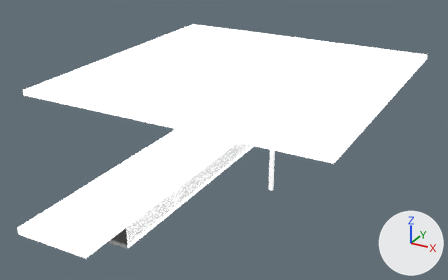
The FBX model Assets/3d art/lowerlevels.fbx as it was, and as the next commit left it.
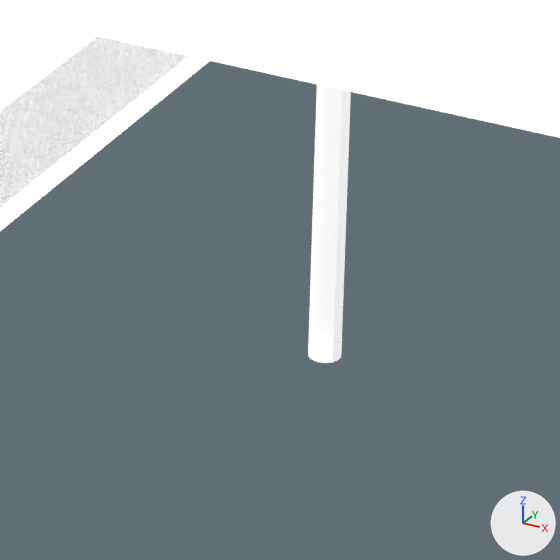
Old and new are each drawn whole from a camera (50 mm lens) standing at (16.8, -32.9, 11.7) and looking at (0.3, -2.9, -3.3) and again close up on the part from 50% to 68% of the width and 49% to 78% of the height. The axes (+X, +Y, +Z) are drawn at lower right. The lights are the same throughout. Where no turn or scale is listed for an object, it has been applied to the vertices.
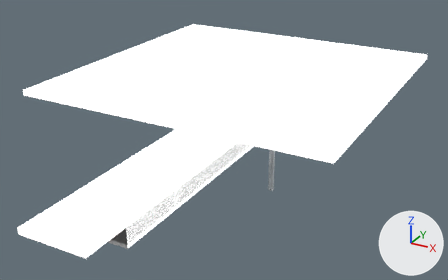
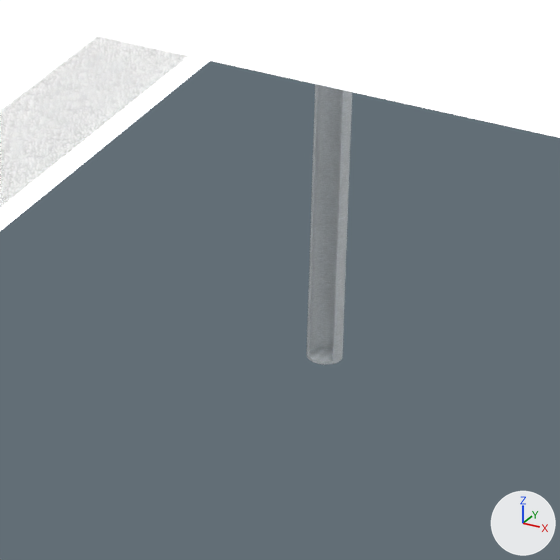
Location of each change, (x1, y1, x2, y2) in pixels of the close-ups (560 x 560 px):
'pCylinder1', reshaped: before (308, 84, 351, 363); after (307, 84, 352, 364)
part 1 of me_mesh_001, added: after (307, 84, 352, 364)
part 2 of me_mesh_001, recoloured: before (308, 84, 351, 363)

The change, as a diff of the scene's bpy script:
```diff
--- a/Assets/3d art/lowerlevels.fbx.py
+++ b/Assets/3d art/lowerlevels.fbx.py
@@ img_tileable_metal_textures_4_jpg @@
+img_tileable_metal_textures_4_jpg = load_image('tileable-metal-textures-4.jpg', '_unpacked/tileable-metal-textures-4.jpg', 1024, 1024, 'sRGB')
@@ mat_phong1 @@
+mat_phong1 = bpy.data.materials.new('phong1')
+# uses the picture img_tileable_metal_textures_4_jpg
@@ me_mesh_001 @@
 # used by ob_pcylinder1; location = (0.0, 4.914, -5.153)
-me_mesh_001.from_pydata(...)  # 36 vertices, 34 faces; spans x -0.18..0.18, y -0.18..0.18, z -5.29..5.29
+me_mesh_001.from_pydata(...)  # 108 vertices, 124 faces; spans x -0.2..0.2, y -0.18..0.2, z -5.3..5.29
+# me_mesh_001 part 1: a new loose piece of 72 vertices spanning x -0.2..0.2, y -0.18..0.2, z -5.3..5.29, in mat_phong1
+# me_mesh_001 part 2: 34 faces spanning x -0.18..0.18, y -0.18..0.18, z -5.29..5.29 switch from mat_lambert2 (grey #bcbcbc) to mat_phong1
```
